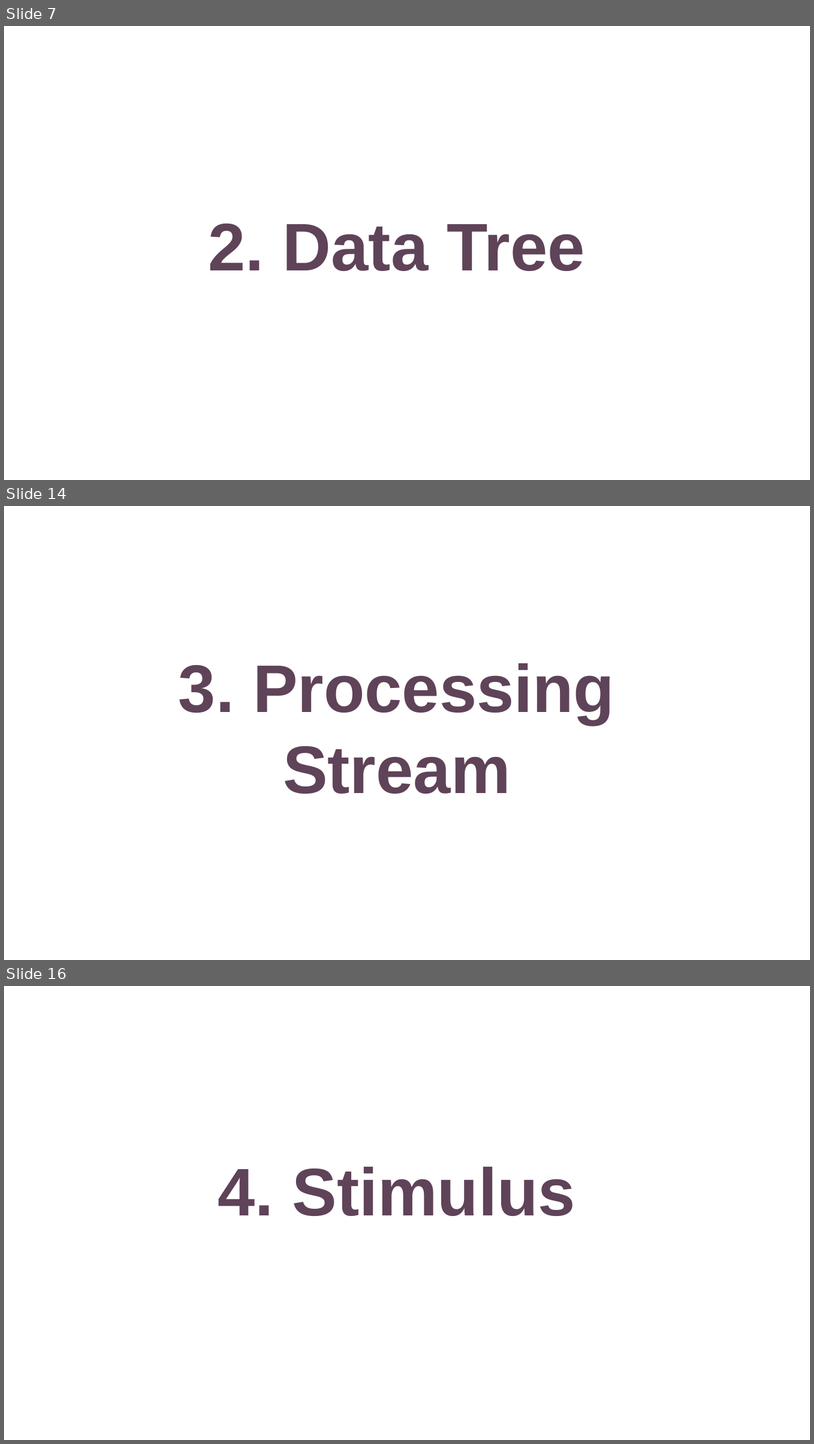
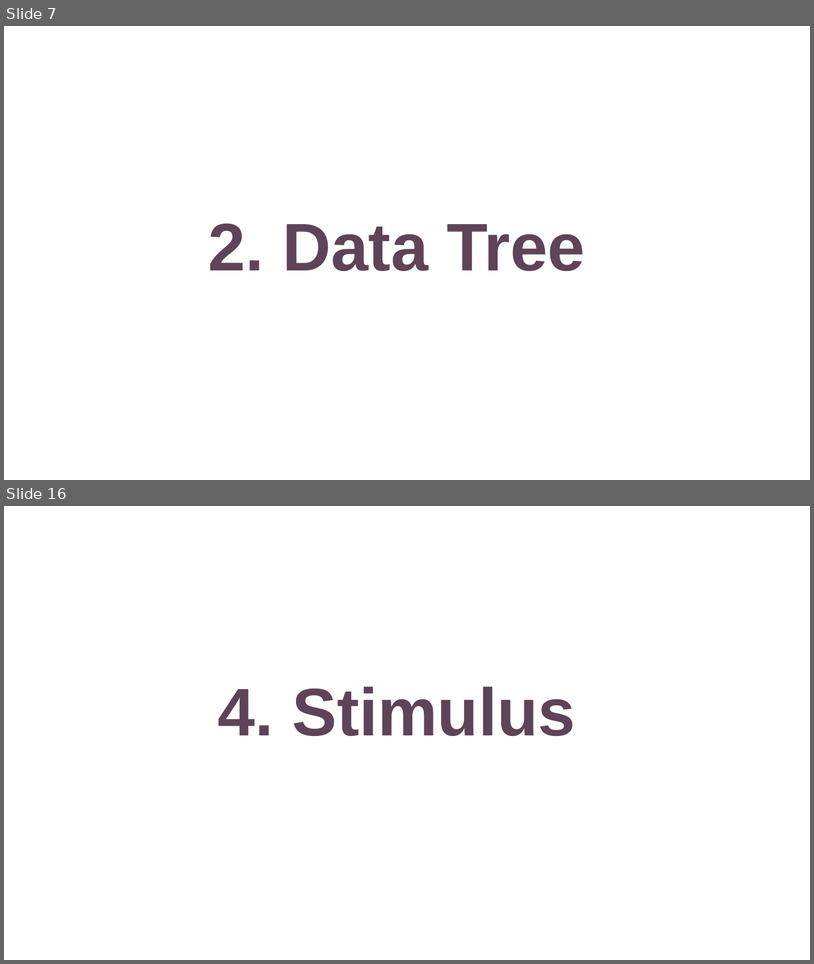
Before and after one commit to BUNPC/Homer3, a slide deck: Docs/DesignNotes.ppt. Shown one above the other, each under a label of ours: slides 7, 14 and 16 before the commit, slides 7 and 16 after it; the slides between them are not shown. The pictures are 814x1444 and 814x964 pixels, drawn with LibreOffice and Linux fonts; fonts in the diff are those of the drawing. Boxes give left, top, right and bottom in pixels: in the first picture for what was removed or moved away, otherwise in the second. Text is boxed around its words. In the diff, an @@ line names an element or a change of style, - is before the commit and + after.

```diff
--- a/Docs/DesignNotes.ppt
+++ b/Docs/DesignNotes.ppt
@@ slide 14 removed at <box>4,506,810,960</box>, background #FFFFFF @@
@@ text removed at <box>179,663,615,793</box> @@
-3. Processing Stream
```
Also in this commit, not shown: 2 slides changed, 12 slides added, 5 other slides removed, 11 other files.
